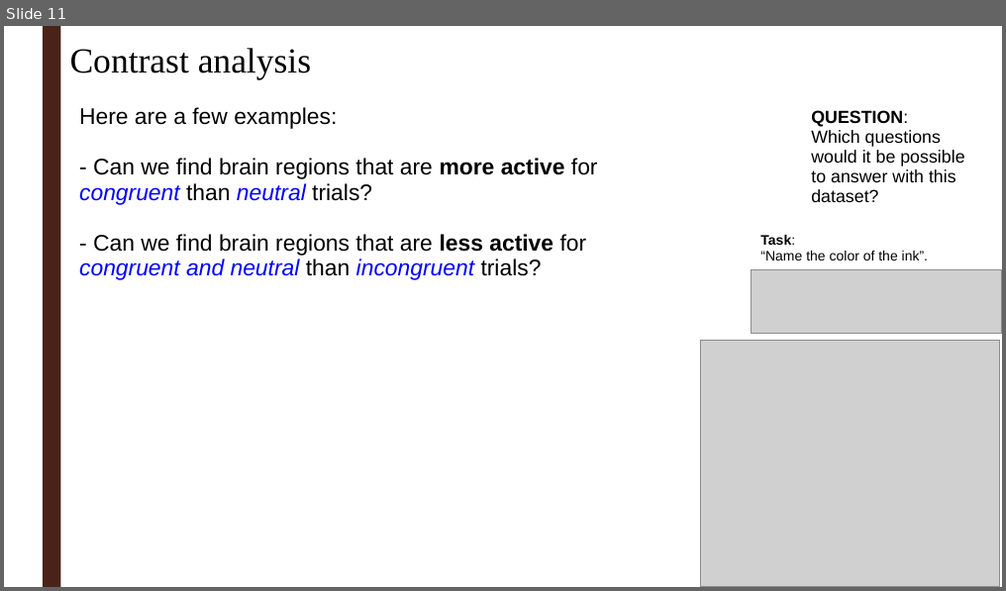
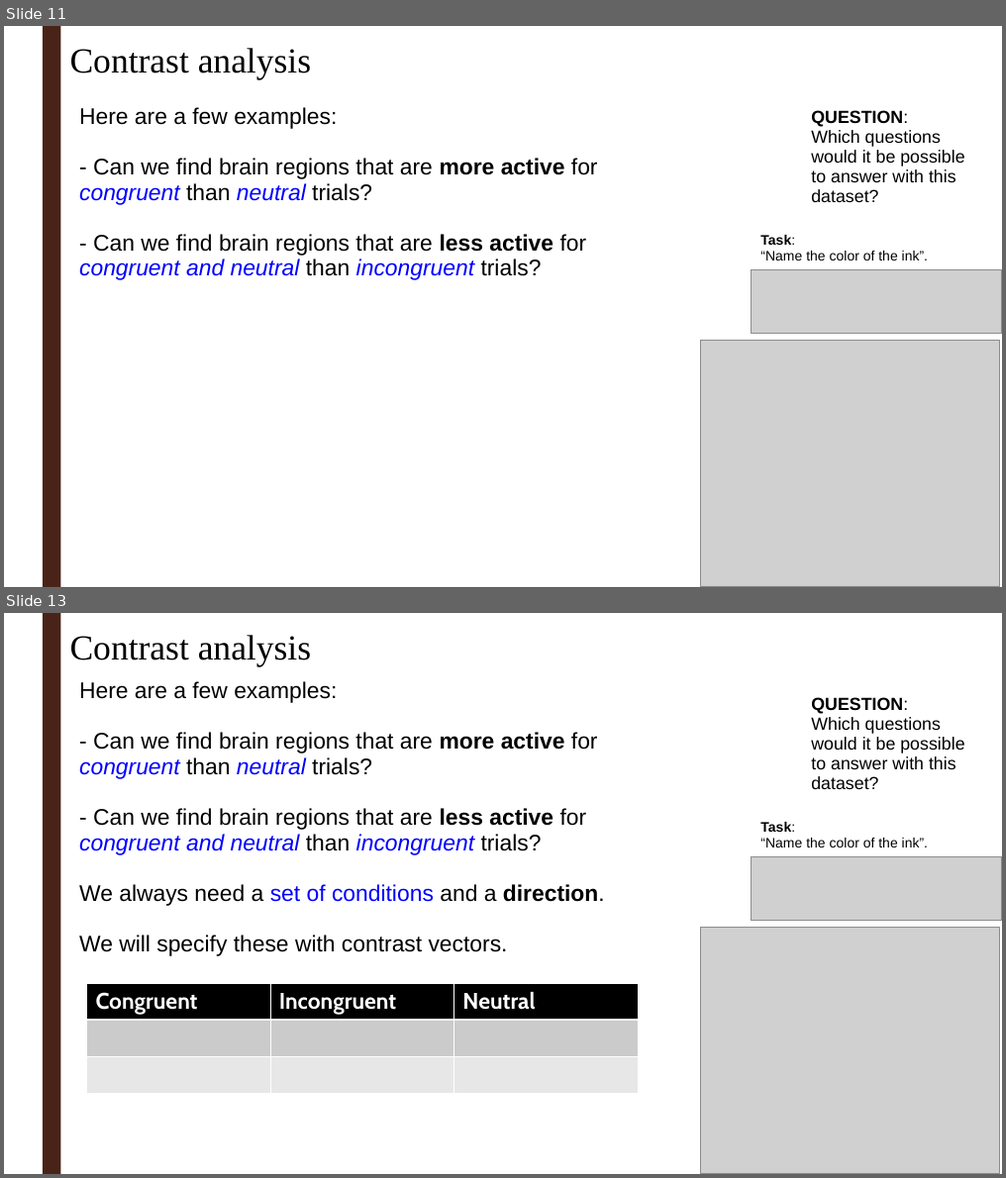
Before and after one commit to ortiztud/fmri_analysis_intro, a slide deck: slides/slides_session-3_hands-on.ppt. Shown one above the other, each under a label of ours: slide 11 before the commit, slides 11 and 13 after it; the slides between them are not shown. The pictures are 1006x591 and 1006x1178 pixels, drawn with LibreOffice and Linux fonts; fonts in the diff are those of the drawing; grey boxes stand for pictures; background and template pictures are left out. Boxes give left, top, right and bottom in pixels: in the first picture for what was removed or moved away, otherwise in the second. Text is boxed around its words. In the diff, an @@ line names an element or a change of style, - is before the commit and + after.

```diff
--- a/slides/slides_session-3_hands-on.ppt
+++ b/slides/slides_session-3_hands-on.ppt
@@ slide 13 added at [4, 613, 1002, 1174], background picture (left out); not listed: 1 template element that a slide beside it also shows @@
@@ text added at [70, 635, 311, 666], 28 pt, text #000000 @@
+Contrast analysis
@@ text added at [79, 681, 605, 957], 18 pt, text #000000 @@
+Here are a few examples:
+- Can we find brain regions that are more active for congruent than neutral trials?
+- Can we find brain regions that are less active for congruent and neutral than incongruent trials?
+We always need a set of conditions and a direction.
+We will specify these with contrast vectors.
@@ text added at [811, 697, 964, 789], 14 pt, text #000000 @@
+QUESTION:
+Which questions would it be possible to answer with this dataset?
@@ text added at [760, 822, 928, 848], 11 pt, text #000000 @@
+Task:
+“Name the color of the ink”.
@@ picture added at [751, 858, 1002, 921] @@
@@ picture added at [700, 927, 1000, 1174] @@
@@ table added at [86, 983, 638, 1094], 3 rows, 3 columns @@
+Congruent | Incongruent | Neutral
+ |  | 
+ |  | 
```
Also in this commit, not shown: 11 slides changed, 2 other files.
